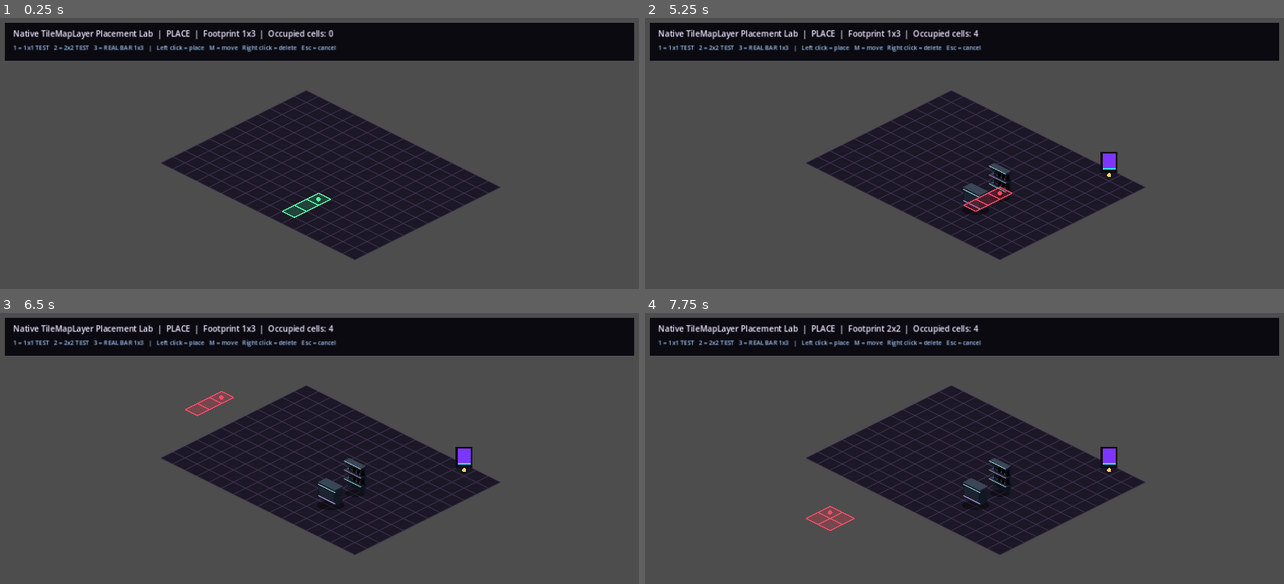
Above: before the commit, frames 1-4 (two rows, left to right).
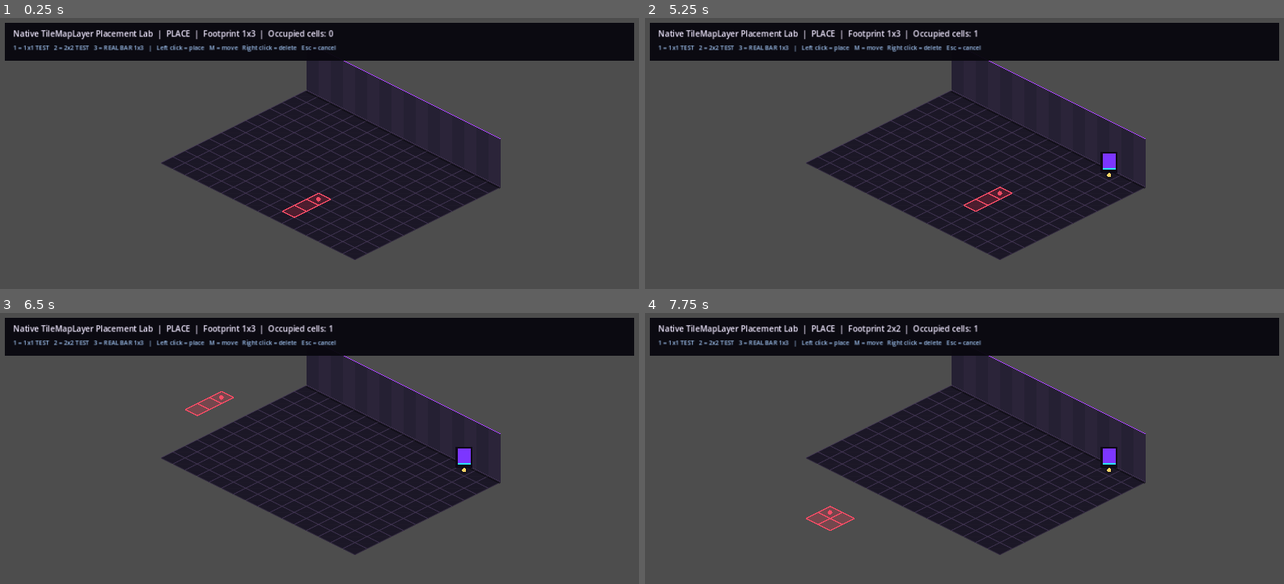
Above: after the commit, the same moments.

Repository: 22crob/Nightclub-City
Game: Godot game, scene res://scenes/testing/PlacementLab.tscn
Same seed, same stepped clock (60 frames per second), same inputs: the game is played once before the commit and once after it.
Inputs (mouse positions are in pixels of both pictures, inside the frame that each line leads up to):
- Up to frame 1 (0.25 s): no input
- Up to frame 2 (5.25 s): tap Enter at 0.5, 2, 3.5 s; move the mouse to (1105, 177) at 0.52 s; tap 1 at 0.6, 3.6 s; click (1105, 177) at 0.67 s; tap Space at 1.25, 2.75, 4.25 s; move the mouse to (836, 213) at 1.27 s; tap 2 at 1.35, 4.35 s; click (836, 213) at 1.42 s; move the mouse to (1028, 115) at 2.02 s; tap 3 at 2.1, 5.1 s; click (1028, 115) at 2.17 s; move the mouse to (932, 270) at 2.77 s; tap M at 2.85 s; click (932, 270) at 2.92 s; move the mouse to (1156, 251) at 3.52 s; click (1156, 251) at 3.67 s; move the mouse to (772, 142) at 4.27 s; click (772, 142) at 4.42 s; move the mouse to (996, 196) at 5.02 s; click (996, 196) at 5.17 s
- Up to frame 3 (6.5 s): move the mouse to (223, 399) at 5.77 s; tap M at 5.85 s; click (223, 399) at 5.92 s
- Up to frame 4 (7.75 s): move the mouse to (1105, 472) at 6.52 s; tap 1 at 6.6 s; click (1105, 472) at 6.67 s; move the mouse to (836, 508) at 7.27 s; tap 2 at 7.35 s; click (836, 508) at 7.42 s

The runs differ from the first frame. In frame 1, 5.5% of the frame differs, in the area x 44-79%, y 15-74%; in frame 2, 5.3%; in frame 3, 5.4%; in frame 4, 5.4%.

Commit message:
Add real bar ground anchors and back wall to V2 lab
Ground Bar01 visuals using explicit shelf/counter anchors and actual sprite contact pixels, add a native-grid back wall preview, and constrain bars to the back-wall row.

Diff:
--- a/godot_v2/scenes/furniture/Bar01.tscn
+++ b/godot_v2/scenes/furniture/Bar01.tscn
@@ -13,8 +13,8 @@
 [node name="CounterSprite" type="Sprite2D" parent="."]
 z_index = 1
 
-[node name="AnchorMarker" type="Marker2D" parent="."]
+[node name="ShelfGroundAnchor" type="Marker2D" parent="."]
 
 [node name="BartenderRowMarker" type="Marker2D" parent="."]
 
-[node name="CounterRowMarker" type="Marker2D" parent="."]
+[node name="CounterGroundAnchor" type="Marker2D" parent="."]
--- a/godot_v2/scenes/testing/PlacementLab.tscn
+++ b/godot_v2/scenes/testing/PlacementLab.tscn
@@ -1,7 +1,8 @@
-[gd_scene load_steps=3 format=3]
+[gd_scene load_steps=4 format=3]
 
 [ext_resource type="Script" path="res://scripts/placement_lab.gd" id="1_lab"]
 [ext_resource type="Script" path="res://scripts/footprint_preview.gd" id="2_preview"]
+[ext_resource type="Script" path="res://scripts/back_wall_preview.gd" id="3_wall"]
 
 [node name="PlacementLab" type="Node2D"]
 script = ExtResource("1_lab")
@@ -12,6 +13,10 @@
 
 [node name="Floor" type="TileMapLayer" parent="World"]
 y_sort_enabled = true
+
+[node name="BackWall" type="Node2D" parent="World"]
+z_index = 2
+script = ExtResource("3_wall")
 
 [node name="FurnitureLayer" type="Node2D" parent="World"]
 z_index = 10
--- /dev/null
+++ b/godot_v2/scripts/back_wall_preview.gd
@@ -0,0 +1,47 @@
+extends Node2D
+
+var grid_layer: TileMapLayer
+var room_width: int = 0
+var wall_height: float = 96.0
+
+func setup(tile_map: TileMapLayer, width: int) -> void:
+	grid_layer = tile_map
+	room_width = width
+	queue_redraw()
+
+func _draw() -> void:
+	if grid_layer == null or room_width <= 0:
+		return
+
+	var half_w := float(grid_layer.tile_set.tile_size.x) * 0.5
+	var half_h := float(grid_layer.tile_set.tile_size.y) * 0.5
+	var up := Vector2(0, wall_height)
+
+	for x in range(room_width):
+		var center := grid_layer.map_to_local(Vector2i(x, 0))
+		var seam_a := center + Vector2(0, -half_h)
+		var seam_b := center + Vector2(half_w, 0)
+
+		var shade := Color("#252033")
+		if x % 2 == 1:
+			shade = Color("#2b2439")
+
+		draw_polygon(
+			PackedVector2Array([
+				seam_a,
+				seam_b,
+				seam_b - up,
+				seam_a - up
+			]),
+			PackedColorArray([shade])
+		)
+
+		draw_line(seam_a, seam_b, Color("#443657"), 2.0)
+		draw_line(seam_a - up, seam_b - up, Color("#a442ff"), 1.6)
+
+	# Slight base shadow makes the wall/floor seam readable.
+	for x in range(room_width):
+		var center := grid_layer.map_to_local(Vector2i(x, 0))
+		var seam_a := center + Vector2(0, -half_h)
+		var seam_b := center + Vector2(half_w, 0)
+		draw_line(seam_a + Vector2(0, 2), seam_b + Vector2(0, 2), Color(0, 0, 0, 0.35), 4.0)
--- a/godot_v2/scripts/bar01.gd
+++ b/godot_v2/scripts/bar01.gd
@@ -1,3 +1,4 @@
+class_name Bar01
 extends FurnitureBase
 
 const BAR_TEXTURE: Texture2D = preload("res://assets/furniture/bar_module_01.png")
@@ -6,9 +7,14 @@
 
 @onready var shelf_sprite: Sprite2D = $ShelfSprite
 @onready var counter_sprite: Sprite2D = $CounterSprite
+@onready var shelf_ground_anchor: Marker2D = $ShelfGroundAnchor
+@onready var bartender_row_marker: Marker2D = $BartenderRowMarker
+@onready var counter_ground_anchor: Marker2D = $CounterGroundAnchor
 
 static var _cached_shelf_texture: Texture2D
 static var _cached_counter_texture: Texture2D
+static var _cached_shelf_contact_local := Vector2.ZERO
+static var _cached_counter_contact_local := Vector2.ZERO
 
 func _ready() -> void:
 	footprint = BAR_FOOTPRINT
@@ -24,32 +30,49 @@
 	if grid_layer == null:
 		return
 
-	var shelf_contact := _ground_contact(anchor_cell)
-	var counter_contact := _ground_contact(anchor_cell + Vector2i(0, COUNTER_ROW))
+	# Shelf belongs to the back-wall seam of row 0.
+	shelf_ground_anchor.position = _back_wall_contact(anchor_cell)
+
+	# Bartender occupies the middle logical row.
+	bartender_row_marker.position = _cell_center(anchor_cell + Vector2i(0, 1))
+
+	# Counter is grounded on the customer-facing vertex of row 2.
+	counter_ground_anchor.position = _floor_front_contact(anchor_cell + Vector2i(0, COUNTER_ROW))
 
 	if shelf_sprite.texture != null:
-		shelf_sprite.position = shelf_contact - Vector2(0.0, shelf_sprite.texture.get_height() * 0.5)
+		shelf_sprite.position = shelf_ground_anchor.position - _cached_shelf_contact_local
 	if counter_sprite.texture != null:
-		counter_sprite.position = counter_contact - Vector2(0.0, counter_sprite.texture.get_height() * 0.5)
+		counter_sprite.position = counter_ground_anchor.position - _cached_counter_contact_local
 
 	queue_redraw()
 
-func _ground_contact(cell: Vector2i) -> Vector2:
-	var cell_center := grid_layer.map_to_local(cell) - position
-	var half_tile_height := float(grid_layer.tile_set.tile_size.y) * 0.5
-	# map_to_local() returns the center of an isometric diamond. Furniture art
-	# needs its base on the front/bottom vertex of that diamond, not its center.
-	return cell_center + Vector2(0.0, half_tile_height)
+func _cell_center(cell: Vector2i) -> Vector2:
+	return grid_layer.map_to_local(cell) - position
+
+func _back_wall_contact(cell: Vector2i) -> Vector2:
+	var center := _cell_center(cell)
+	var half_w := float(grid_layer.tile_set.tile_size.x) * 0.5
+	var half_h := float(grid_layer.tile_set.tile_size.y) * 0.5
+
+	# For the y=0 back boundary, the wall seam is the upper-right edge of the
+	# isometric diamond. Its midpoint is the physical shelf/floor contact point.
+	return center + Vector2(half_w * 0.5, -half_h * 0.5)
+
+func _floor_front_contact(cell: Vector2i) -> Vector2:
+	var center := _cell_center(cell)
+	var half_h := float(grid_layer.tile_set.tile_size.y) * 0.5
+	return center + Vector2(0.0, half_h)
 
 func _draw() -> void:
 	if grid_layer == null:
 		return
 
-	var shelf_contact := _ground_contact(anchor_cell)
-	var counter_contact := _ground_contact(anchor_cell + Vector2i(0, COUNTER_ROW))
-
-	_draw_contact_shadow(shelf_contact - Vector2(0, 2), 20.0)
-	_draw_contact_shadow(counter_contact - Vector2(0, 2), 27.0)
+	_draw_contact_shadow(shelf_ground_anchor.position + Vector2(1, 1), 18.0)
+	_draw_contact_shadow(counter_ground_anchor.position - Vector2(0, 2), 27.0)
+
+	# Tiny calibration dots make the two real anchors visible in the lab.
+	draw_circle(shelf_ground_anchor.position, 2.5, Color(0.25, 0.90, 1.0, 0.95))
+	draw_circle(counter_ground_anchor.position, 2.5, Color(1.0, 0.55, 0.25, 0.95))
 
 func _draw_contact_shadow(contact: Vector2, radius: float) -> void:
 	draw_set_transform(contact, 0.0, Vector2(1.0, 0.34))
@@ -177,13 +200,60 @@
 		_fallback_to_full_texture()
 		return
 
-	_cached_shelf_texture = ImageTexture.create_from_image(shelf_image.get_region(shelf_rect))
-	_cached_counter_texture = ImageTexture.create_from_image(counter_image.get_region(counter_rect))
+	var shelf_region := shelf_image.get_region(shelf_rect)
+	var counter_region := counter_image.get_region(counter_rect)
+
+	_cached_shelf_texture = ImageTexture.create_from_image(shelf_region)
+	_cached_counter_texture = ImageTexture.create_from_image(counter_region)
+	_cached_shelf_contact_local = _find_visual_ground_contact(shelf_region)
+	_cached_counter_contact_local = _find_visual_ground_contact(counter_region)
+
 	shelf_sprite.texture = _cached_shelf_texture
 	counter_sprite.texture = _cached_counter_texture
+
+func _find_visual_ground_contact(image: Image) -> Vector2:
+	var width := image.get_width()
+	var height := image.get_height()
+	var bottom_y := -1
+
+	for y in range(height - 1, -1, -1):
+		var found := false
+		for x in range(width):
+			if image.get_pixel(x, y).a > 0.05:
+				found = true
+				break
+		if found:
+			bottom_y = y
+			break
+
+	if bottom_y < 0:
+		return Vector2.ZERO
+
+	# Average the bottom few opaque rows so a single anti-aliased corner pixel
+	# cannot become the furniture's pivot.
+	var x_sum := 0.0
+	var sample_count := 0
+	var band_start := maxi(0, bottom_y - 3)
+	for y in range(band_start, bottom_y + 1):
+		for x in range(width):
+			if image.get_pixel(x, y).a > 0.15:
+				x_sum += float(x)
+				sample_count += 1
+
+	var contact_x := float(width) * 0.5
+	if sample_count > 0:
+		contact_x = x_sum / float(sample_count)
+
+	# Sprite2D is centered, so convert the visual pixel into local sprite space.
+	return Vector2(
+		contact_x - float(width) * 0.5,
+		float(bottom_y) - float(height) * 0.5
+	)
 
 func _fallback_to_full_texture() -> void:
 	_cached_shelf_texture = BAR_TEXTURE
 	_cached_counter_texture = null
+	_cached_shelf_contact_local = _find_visual_ground_contact(BAR_TEXTURE.get_image())
+	_cached_counter_contact_local = Vector2.ZERO
 	shelf_sprite.texture = BAR_TEXTURE
 	counter_sprite.texture = null
--- a/godot_v2/scripts/placement_lab.gd
+++ b/godot_v2/scripts/placement_lab.gd
@@ -8,6 +8,7 @@
 const OCCUPANCY_GRID = preload("res://scripts/occupancy_grid.gd")
 
 @onready var floor: TileMapLayer = $World/Floor
+@onready var back_wall = $World/BackWall
 @onready var furniture_layer: Node2D = $World/FurnitureLayer
 @onready var preview = $World/FootprintPreview
 @onready var status_label: Label = $UI/Panel/Status
@@ -24,6 +25,7 @@
 func _ready() -> void:
 	_build_native_tileset()
 	_fill_floor()
+	back_wall.setup(floor, ROOM_SIZE.x)
 	preview.setup(floor)
 	_update_hover()
 	_update_status()
@@ -90,15 +92,26 @@
 		footprint = moving_owner.get_footprint()
 		ignore_owner = moving_owner
 
-	var valid := occupancy.can_place(hover_cell, footprint, ROOM_SIZE, ignore_owner)
+	var valid := _placement_is_valid(hover_cell, footprint, ignore_owner)
 	preview.show_preview(hover_cell, footprint, valid)
+
+func _placement_is_valid(cell: Vector2i, footprint: Vector2i, ignore_owner: Object = null) -> bool:
+	if not occupancy.can_place(cell, footprint, ROOM_SIZE, ignore_owner):
+		return false
+
+	# The real bar includes a rear shelf, so its anchor belongs on the y=0
+	# back-wall row. Test furniture remains free-placement.
+	if footprint == Vector2i(1, 3) and cell.y != 0:
+		return false
+
+	return true
 
 func _place_or_finish_move() -> void:
 	var footprint := selected_footprint
 
 	if moving_owner != null:
 		footprint = moving_owner.get_footprint()
-		if not occupancy.can_place(hover_cell, footprint, ROOM_SIZE, moving_owner):
+		if not _placement_is_valid(hover_cell, footprint, moving_owner):
 			return
 
 		moving_owner.visible = true
@@ -108,7 +121,7 @@
 		_update_status()
 		return
 
-	if not occupancy.can_place(hover_cell, footprint, ROOM_SIZE):
+	if not _placement_is_valid(hover_cell, footprint):
 		return
 
 	var scene_to_place: PackedScene = DEBUG_FURNITURE
